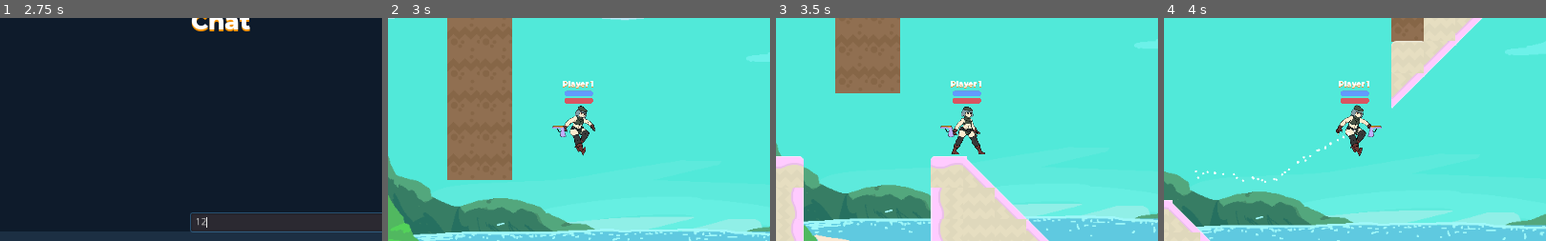
Above: before the commit, frames 1-4 (left to right).
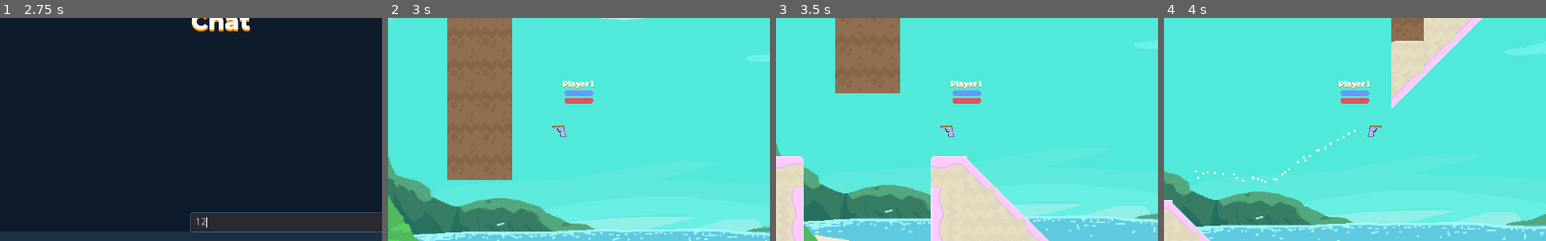
Above: after the commit, the same moments.

Repository: VGDC-UCI/Shooty-Game
Game: Godot game, scene res://src/main/menus/title/Title.tscn
Same seed, same stepped clock (60 frames per second), same inputs: the game is played once before the commit and once after it.
Inputs (mouse positions are % of the whole screen's width and height, from its top left):
- Up to frame 1 (2.75 s): click "Shooty Game" at 0.5 s; click "Local Game" at 1.25 s; click (73, 71) at 2.02 s; type "12" at 2.1 s
- Up to frame 2 (3 s): click "Start Game" at 2.75 s
- Up to frame 3 (3.5 s): no input
- Up to frame 4 (4 s): move the mouse to (72, 45) at 3.52 s; hold D (move_right) from 3.53 s (still down); right-click (72, 45) at 3.6 s; tap Space (jump_pressed) at 3.77 s
The pictures show only the part of the screen within x 25-75%, y 25-75%; the shares and areas given below are measured in that part.

Frame 1 is identical in both runs. In frame 2, 0.8% of the frame differs, in the area x 46-55%, y 39-62%; in frame 3, 0.8%; in frame 4, 0.9%, in the area x 45-55%, y 38-62%.

Commit message:
Merging errors.

Diff:
--- a/src/main/game/player/Player.tscn
+++ b/src/main/game/player/Player.tscn
@@ -11,86 +11,67 @@
 [ext_resource path="res://src/main/game/player/audio/shoot.wav" type="AudioStream" id=12]
 [ext_resource path="res://src/main/game/player/audio/dash.wav" type="AudioStream" id=13]
 [ext_resource path="res://src/main/game/player/audio/hit.wav" type="AudioStream" id=14]
-[ext_resource path="res://src/main/game/player/textures/sally_sprite_sheet.png" type="Texture" id=15]
 
 [sub_resource type="RectangleShape2D" id=1]
 extents = Vector2( 19.522, 50.776 )
 
-[sub_resource type="AtlasTexture" id=66]
-flags = 4
-atlas = ExtResource( 15 )
+[sub_resource type="AtlasTexture" id=2]
 region = Rect2( 4000, 0, 800, 801 )
 
-[sub_resource type="AtlasTexture" id=67]
-flags = 4
-atlas = ExtResource( 15 )
+[sub_resource type="AtlasTexture" id=3]
+region = Rect2( 0, 0, 800, 801 )
+
+[sub_resource type="AtlasTexture" id=4]
+region = Rect2( 0, 0, 800, 801 )
+
+[sub_resource type="AtlasTexture" id=5]
+region = Rect2( 800, 0, 800, 801 )
+
+[sub_resource type="AtlasTexture" id=6]
+region = Rect2( 1600, 0, 800, 801 )
+
+[sub_resource type="AtlasTexture" id=7]
+region = Rect2( 2400, 0, 800, 801 )
+
+[sub_resource type="AtlasTexture" id=8]
 region = Rect2( 3200, 0, 800, 801 )
 
-[sub_resource type="AtlasTexture" id=65]
-flags = 4
-atlas = ExtResource( 15 )
-region = Rect2( 0, 0, 800, 801 )
-
-[sub_resource type="AtlasTexture" id=68]
-flags = 4
-atlas = ExtResource( 15 )
-region = Rect2( 0, 0, 800, 801 )
-
-[sub_resource type="AtlasTexture" id=69]
-flags = 4
-atlas = ExtResource( 15 )
-region = Rect2( 800, 0, 800, 801 )
-
-[sub_resource type="AtlasTexture" id=70]
-flags = 4
-atlas = ExtResource( 15 )
-region = Rect2( 1600, 0, 800, 801 )
-
-[sub_resource type="AtlasTexture" id=71]
-flags = 4
-atlas = ExtResource( 15 )
-region = Rect2( 2400, 0, 800, 801 )
-
-[sub_resource type="AtlasTexture" id=72]
-flags = 4
-atlas = ExtResource( 15 )
+[sub_resource type="AtlasTexture" id=9]
+region = Rect2( 4000, 0, 800, 801 )
+
+[sub_resource type="AtlasTexture" id=10]
 region = Rect2( 3200, 0, 800, 801 )
 
-[sub_resource type="AtlasTexture" id=73]
-flags = 4
-atlas = ExtResource( 15 )
-region = Rect2( 4000, 0, 800, 801 )
-
-[sub_resource type="SpriteFrames" id=61]
+[sub_resource type="SpriteFrames" id=11]
 animations = [ {
-"frames": [ SubResource( 66 ) ],
+"frames": [ SubResource( 2 ) ],
 "loop": true,
 "name": "idle",
 "speed": 12.0
 }, {
-"frames": [ SubResource( 67 ) ],
-"loop": true,
-"name": "jumping",
-"speed": 5.0
-}, {
-"frames": [ SubResource( 65 ) ],
+"frames": [ SubResource( 3 ) ],
 "loop": true,
 "name": "falling",
 "speed": 5.0
 }, {
-"frames": [ SubResource( 68 ), SubResource( 69 ), SubResource( 70 ), SubResource( 71 ), SubResource( 72 ), SubResource( 73 ) ],
+"frames": [ SubResource( 4 ), SubResource( 5 ), SubResource( 6 ), SubResource( 7 ), SubResource( 8 ), SubResource( 9 ) ],
 "loop": true,
 "name": "run",
 "speed": 40.0
+}, {
+"frames": [ SubResource( 10 ) ],
+"loop": true,
+"name": "jumping",
+"speed": 5.0
 } ]
 
-[sub_resource type="Curve" id=62]
+[sub_resource type="Curve" id=12]
 _data = [ Vector2( 0, 1 ), 0.0, 0.0, 0, 0, Vector2( 1, 0.0291631 ), -2.74067, 0.0, 0, 0 ]
 
-[sub_resource type="CurveTexture" id=63]
-curve = SubResource( 62 )
-
-[sub_resource type="ParticlesMaterial" id=64]
+[sub_resource type="CurveTexture" id=13]
+curve = SubResource( 12 )
+
+[sub_resource type="ParticlesMaterial" id=14]
 emission_shape = 1
 emission_sphere_radius = 1.0
 flag_disable_z = true
@@ -115,13 +96,13 @@
 [node name="MollySprite" type="AnimatedSprite" parent="Hitbox"]
 visible = false
 scale = Vector2( 0.12, 0.12 )
-frames = SubResource( 61 )
+frames = SubResource( 11 )
 animation = "falling"
 
 [node name="SallySprite" type="AnimatedSprite" parent="Hitbox"]
 visible = false
 scale = Vector2( 0.12, 0.12 )
-frames = SubResource( 61 )
+frames = SubResource( 11 )
 animation = "falling"
 
 [node name="Gun" type="Sprite" parent="."]
Not shown: 3 places in src/main/game/player/Player.tscn that only renumber resources
